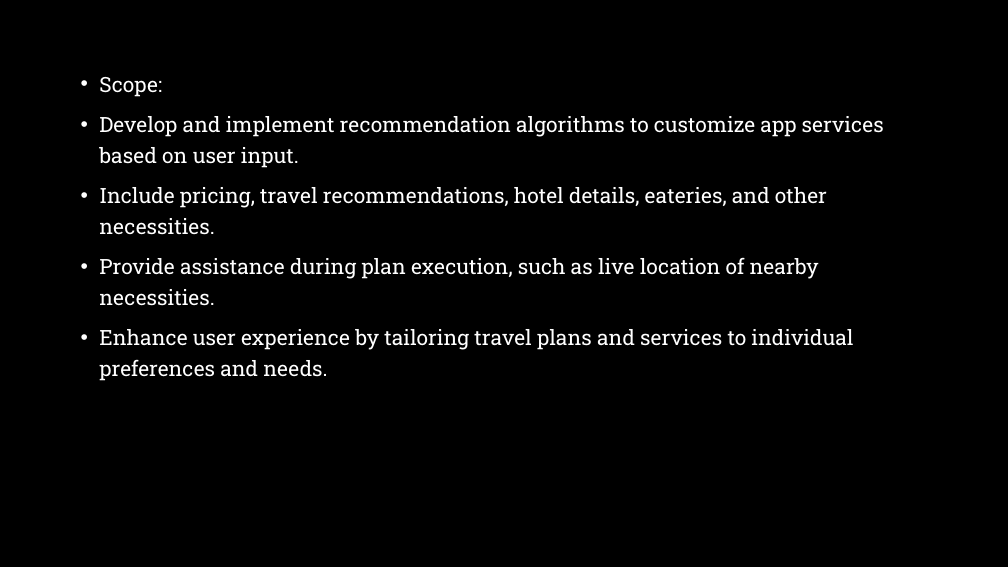
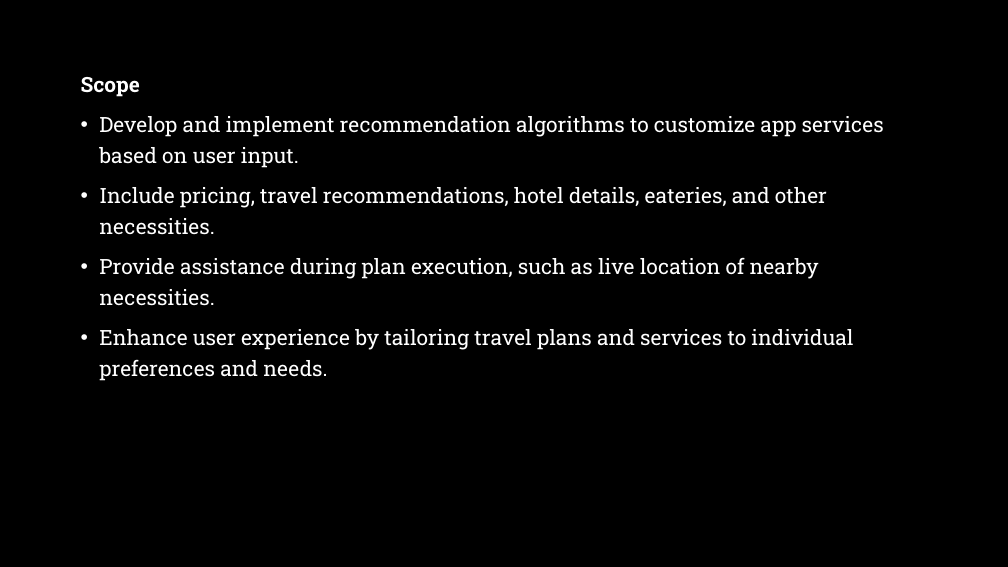
Before and after one commit to Dibya-Bharat/Major_project, a slide deck: slide 6 of Report/Tourism Recommendation System.pptx. Drawn at 1008x567 pixels with LibreOffice and Linux fonts; fonts in the diff are those of the drawing; background and template pictures are left out. Boxes give left, top, right and bottom in pixels: in the first picture for what was removed or moved away, otherwise in the second. Text is boxed around its words. In the diff, an @@ line names an element or a change of style, - is before the commit and + after.

```diff
--- a/Report/Tourism Recommendation System.pptx
+++ b/Report/Tourism Recommendation System.pptx
@@ text at [81,77,140,97]: text changed; bold on @@
-• Scope:
+Scope
```
Also in this commit, not shown: 6 other slides changed.
